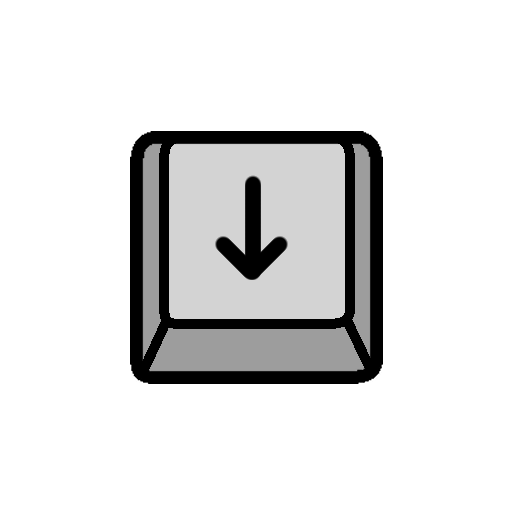
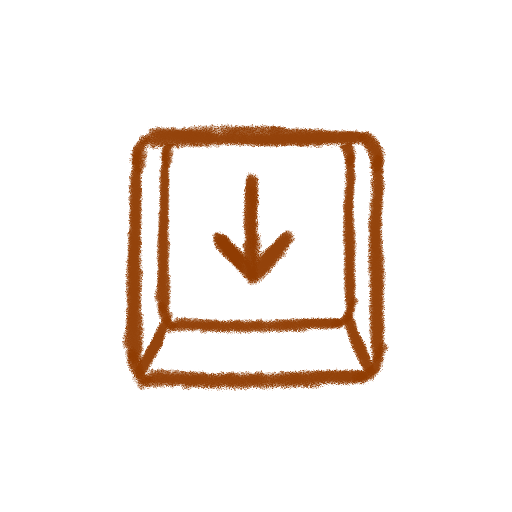
Comparing the layer stacks of the two 512×512 images. Changes:
added layer "Layer 5 Copy" above "Layer 4 Copy" over bbox(212, 172, 296, 286)
added layer "Layer 4 Copy" above "Layer 3 Copy" over bbox(122, 123, 389, 392)
hid "Layer 3 Copy" over bbox(215, 175, 288, 280)
hid "Layer 1 Copy 4" over bbox(130, 131, 383, 384)
hid "Layer 3 Copy 3" over bbox(136, 137, 378, 376)
